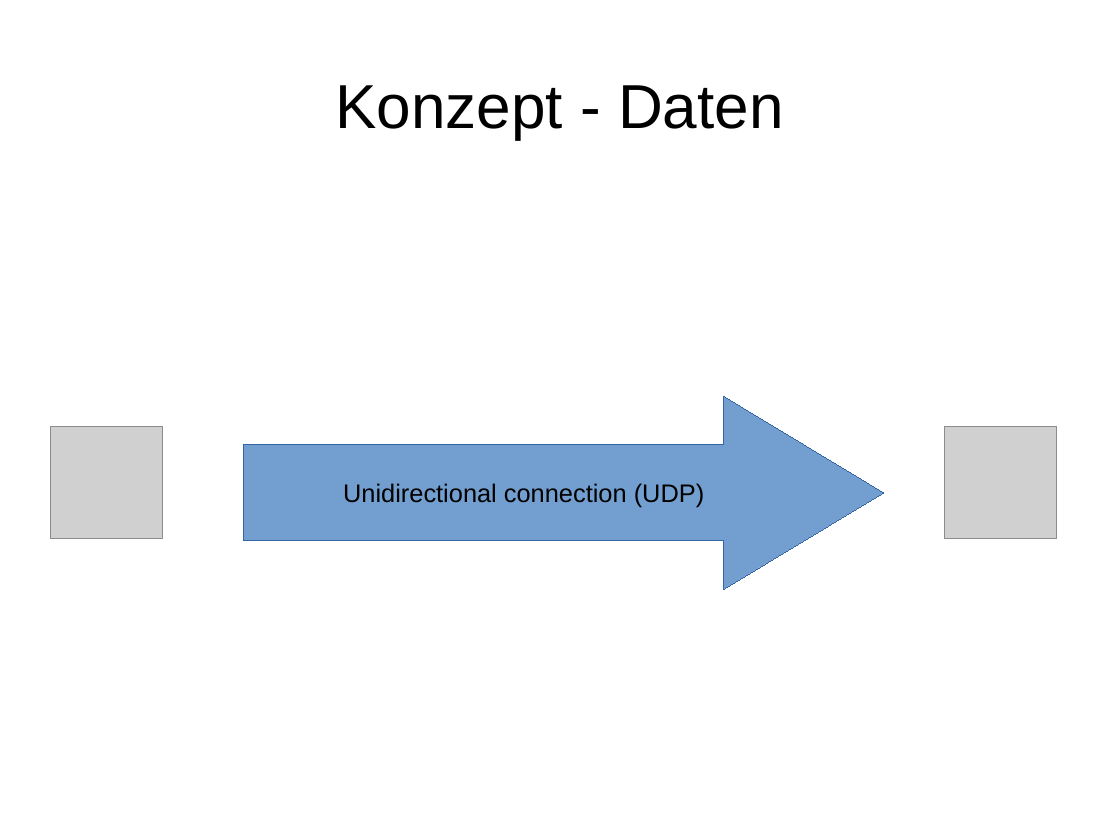
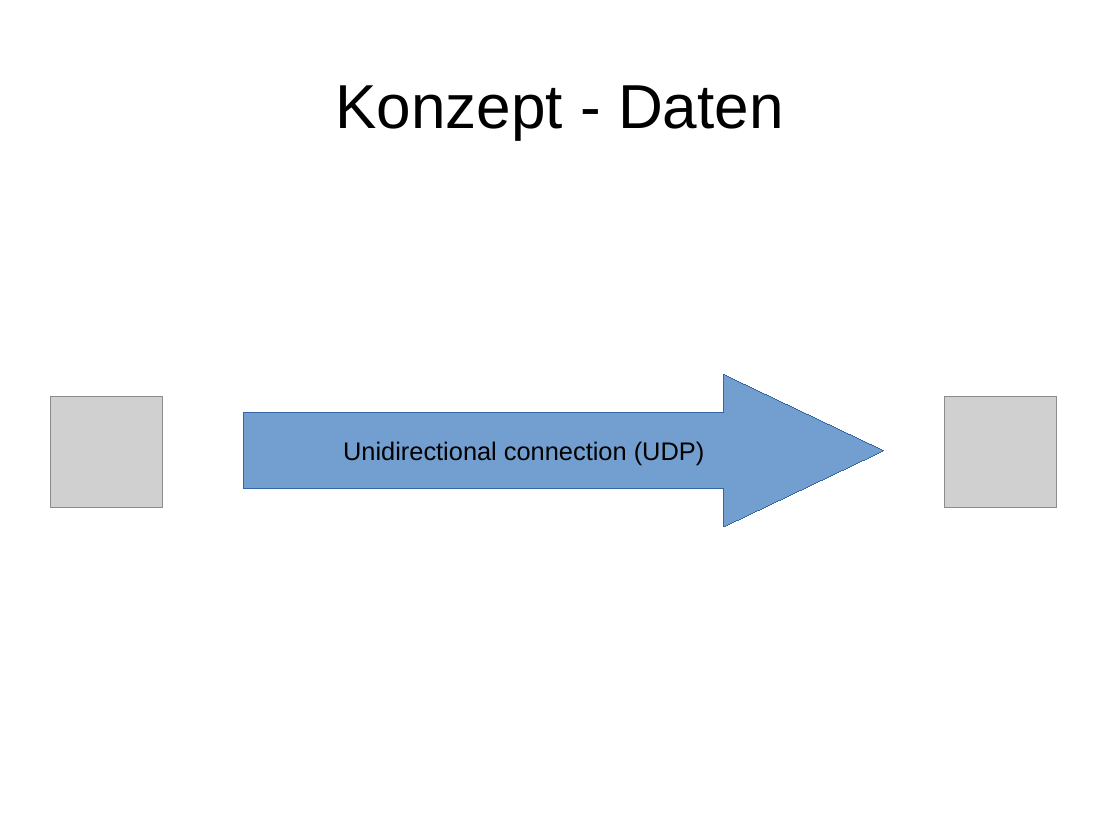
Before and after one commit to enra64/psychic-giggle, a slide deck: slide 7 of zwischenstand anfang dezember.odp. Drawn at 1120x840 pixels with LibreOffice and Linux fonts; fonts in the diff are those of the drawing; grey boxes stand for pictures. Boxes give left, top, right and bottom in pixels: in the first picture for what was removed or moved away, otherwise in the second. Text is boxed around its words. In the diff, an @@ line names an element or a change of style, - is before the commit and + after.

```diff
--- a/zwischenstand anfang dezember.odp
+++ b/zwischenstand anfang dezember.odp
@@ right arrow "Unidirectional connection (UDP)": place and size @@
-right arrow "Unidirectional connection (UDP)" at [244,396,884,589]
+right arrow "Unidirectional connection (UDP)" at [244,375,884,527]
@@ right arrow "Unidirectional connection (UDP)" at [244,375,884,527]: proportions changed @@
@@ picture: place and size @@
-picture at [51,427,163,539]
+picture at [51,396,163,508]
@@ picture: place and size @@
-picture at [945,427,1057,539]
+picture at [945,396,1057,508]
```
Also in this commit, not shown: 3 other slides changed.
